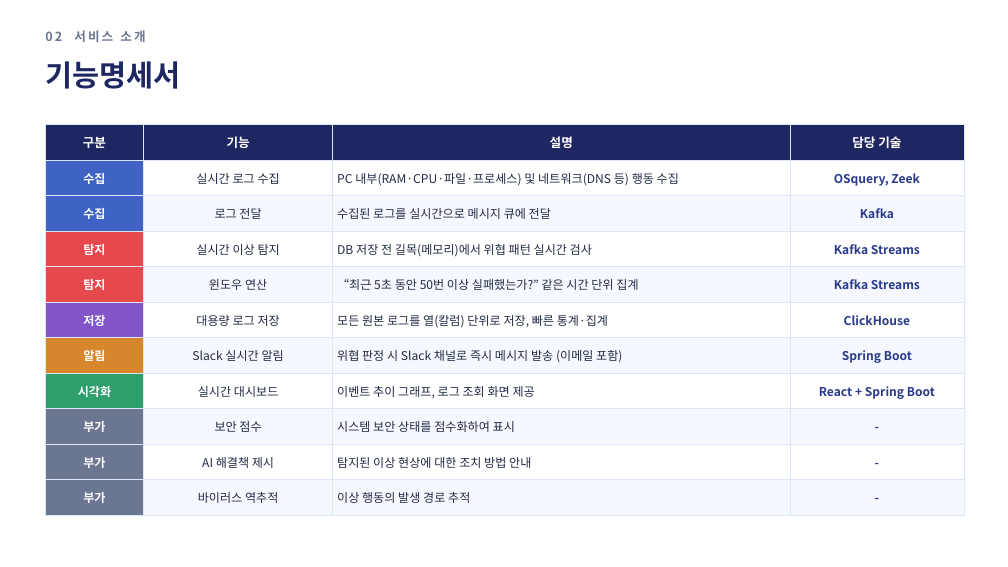
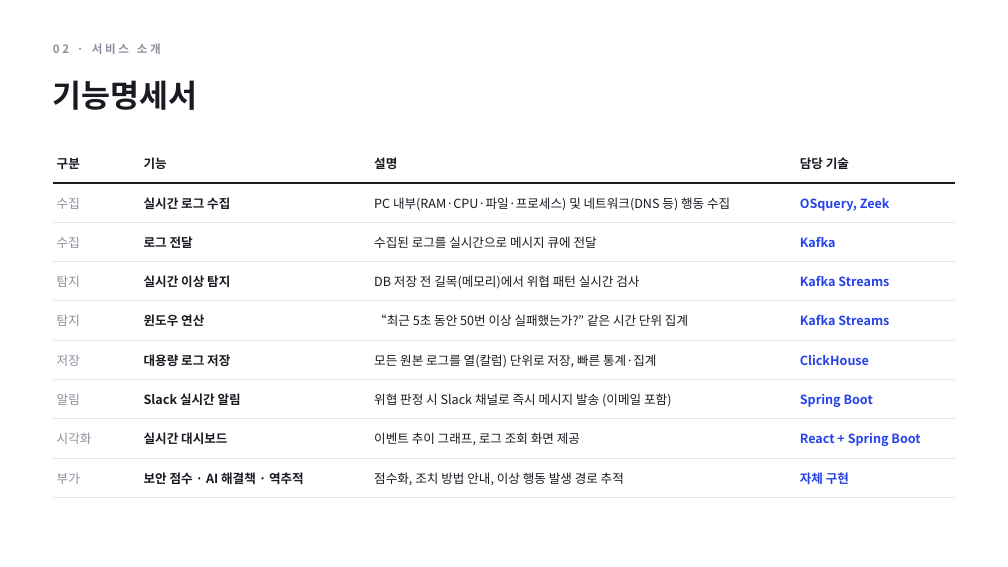
Before and after one commit to 2026-Siheung-Bootcamp-Team-I/Midterm-Presentation, a slide deck: slide 4 of 슬라이드/EDR_중간발표.pptx. Drawn at 1008x567 pixels with LibreOffice and Linux fonts; fonts in the diff are those of the drawing. Boxes give left, top, right and bottom in pixels: in the first picture for what was removed or moved away, otherwise in the second. Text is boxed around its words. In the diff, an @@ line names an element or a change of style, - is before the commit and + after.

```diff
--- a/슬라이드/EDR_중간발표.pptx
+++ b/슬라이드/EDR_중간발표.pptx
@@ text at (53,43,161,54): text changed; size 12 to 11 pt; text colour #6B7690 to #8A8F9C @@
-02 서비스 소개
+02 · 서비스 소개
@@ text "기능명세서": place and size @@
-text "기능명세서" at (45,61,180,89)
+text "기능명세서" at (53,80,198,110)
@@ text "기능명세서" at (53,80,198,110): size 28 to 30 pt, text colour #1E2761 to #191B22 @@
@@ table at (53,144,955,489) @@
-row 9: 부가 | 보안 점수 | 시스템 보안 상태를 점수화하여 표시 | -
-row 10: 부가 | AI 해결책 제시 | 탐지된 이상 현상에 대한 조치 방법 안내 | -
-row 11: 부가 | 바이러스 역추적 | 이상 행동의 발생 경로 추적 | -
+row 9: 부가 | 보안 점수 · AI 해결책 · 역추적 | 점수화, 조치 방법 안내, 이상 행동 발생 경로 추적 | 자체 구현
@@ table: place and size @@
-table at (45,125,964,507)
+table at (53,144,955,489)
```
Also in this commit, not shown: 11 other slides changed, 19 other files.
